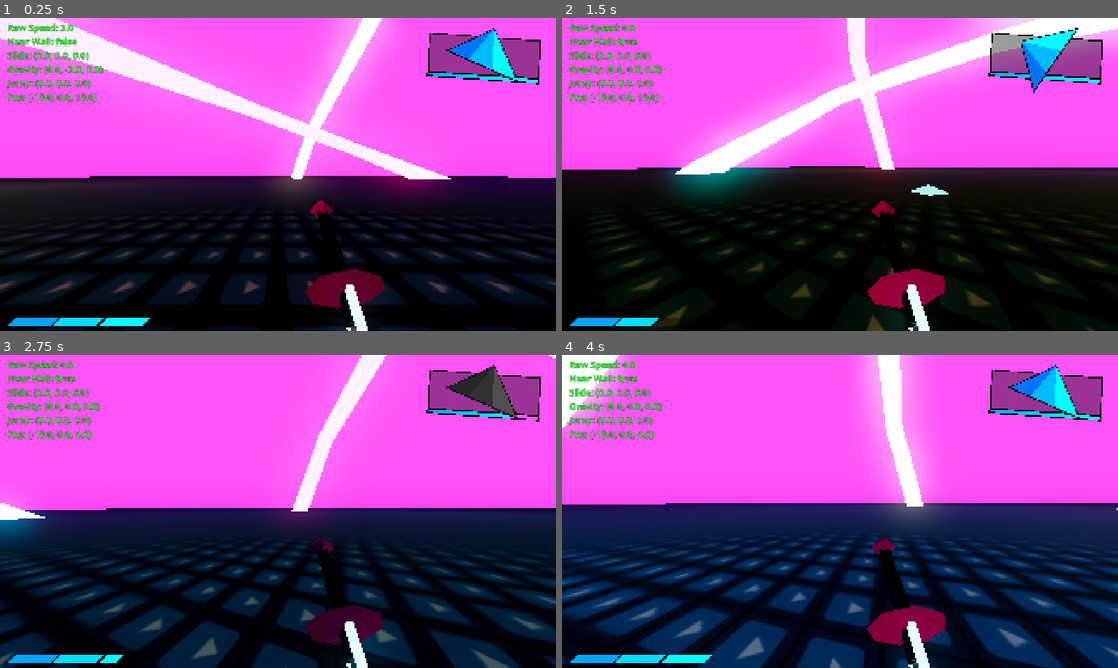
Above: before the commit, frames 1-4 (two rows, left to right).
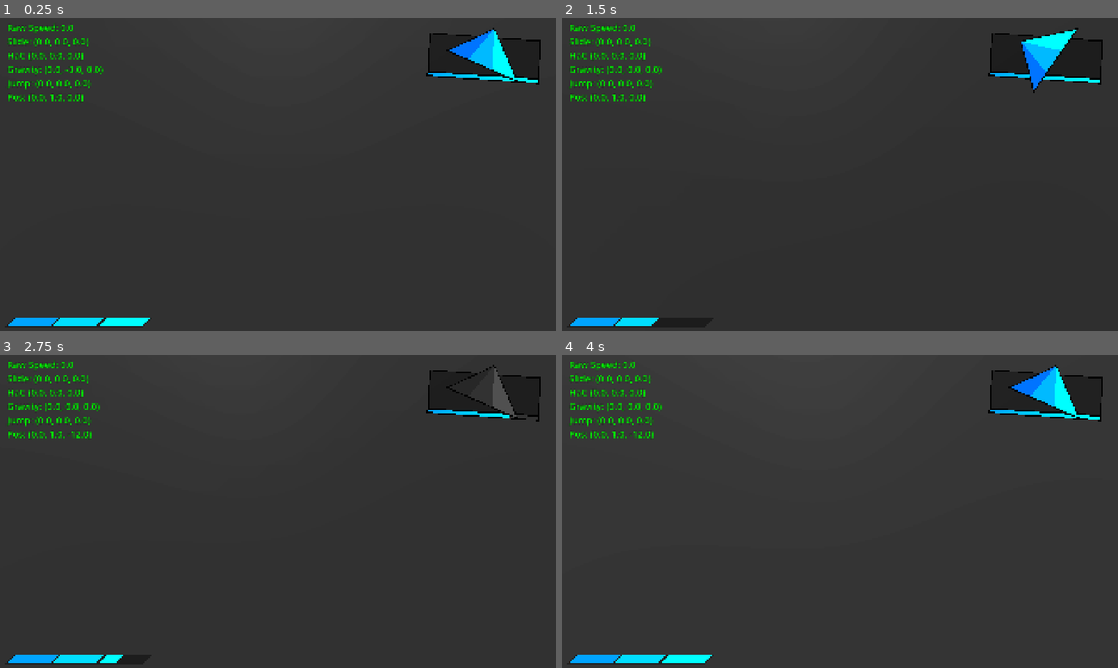
Above: after the commit, the same moments.

Repository: azlaan69/project-winston
Game: Godot game, scene res://root.tscn
The game is run twice, just before and just after one commit, with the same random seed, the same clock (stepped at 60 frames per second) and the same inputs. The engine's default icon, where the game draws it, is replaced by a stand-in: a white triangle on a blue panel in a dark square.
Inputs (mouse positions are in pixels of both pictures, inside the frame that each line leads up to):
- Up to frame 1 (0.25 s): no input
- Up to frame 2 (1.5 s): tap Enter (ui_accept) at 0.5, 0.77 s; move the mouse to (962, 158) at 0.52 s; hold Right (ui_right) 0.53-1.28 s; hold R (r) 0.53-1.28 s; click (962, 158) at 0.67 s; tap Shift (shift) at 0.8, 1.35 s; move the mouse to (812, 174) at 1.27 s; hold Up (ui_up) from 1.28 s (still down)
- Up to frame 3 (2.75 s): keep holding Up (ui_up); tap Enter (ui_accept) at 1.52 s; tap R (r) at 1.55 s; move the mouse to (289, 505) at 2.02 s; tap Ctrl (ctrl) at 2.1 s; tap Shift (shift) at 2.3 s
- Up to frame 4 (4 s): keep holding Up (ui_up); move the mouse to (834, 517) at 2.77 s; tap ` (freefly) at 2.85 s; click (834, 517) at 2.92 s; tap Enter (ui_accept) at 3.02, 3.77 s; tap R (r) at 3.05 s; move the mouse to (878, 514) at 3.52 s; click (878, 514) at 3.6 s; tap Shift (shift) at 3.8 s

The runs differ from the first frame. In frame 1, 96% of the frame differs, in the area x 0-100%, y 0-100%; in frame 2, 97%; in frame 3, 98%; in frame 4, 98%.

Commit message:
more inc

Diff:
--- a/juice.gd
+++ b/juice.gd
@@ -4,6 +4,7 @@
 
 var shift_allowed = true
 var end_fov = 90
+var end_tilt: float = 0.0
 # Called when the node enters the scene tree for the first time.
 func _ready() -> void:
 	pass # Replace with function body.
@@ -14,10 +15,22 @@
 		var speed = Vector2(player.velocity.x, player.velocity.z).length()
 		end_fov = remap(speed, 7.0, 30.0, 90.0, 110.0)
 		end_fov = clamp(end_fov, 90.0, 110.0)
-		if player.is_on_wall(): end_fov /= 1.15
+		if player.near_wall and not player.is_on_floor() and player.move_dir.length() > 0:
+			end_fov /= 1.15
+			var wall_normal: Vector3 = player.wallcheck.get_collision_normal(0)
+			var right_dir: Vector3 = player.global_transform.basis.x
+			if wall_normal.dot(right_dir) > 0.5:
+				end_tilt = deg_to_rad(-10.0)
+			elif wall_normal.dot(right_dir) < -0.5:
+				end_tilt = deg_to_rad(10.0)
+			else:
+				end_tilt = 0.0
+	else:
+		end_tilt = 0.0
 
 	var interp_speed = 25.0 if end_fov > camera.fov else 6.0
 	camera.fov = lerp(camera.fov, end_fov, delta * interp_speed)
+	rotation.z = lerp(rotation.z, end_tilt, delta * 12.0)
 
 func shift(pos: float, fov: float, time: float = 1.0, perm: bool = false) -> void:
 	position.y = pos
--- a/player_hat.gd
+++ b/player_hat.gd
@@ -46,7 +46,6 @@
 	$CollisionShape3D.disabled = true
 	global_position = player.global_position + Vector3(0, 2, 0)
 	used = false
-	player.decel_locked = false
 	cd.start()
 
 func _on_body_entered(body: Node) -> void:
--- a/proto_controller.gd
+++ b/proto_controller.gd
@@ -28,9 +28,7 @@
 var look_rotation : Vector2
 var move_speed : float = 0.0
 var freeflying : bool = false
-var wall_running : bool = false
 var near_wall : bool = false
-var decel_locked : bool = false
 
 var move_velocity: Vector3
 var jump_velocity: Vector3
@@ -43,6 +41,8 @@
 var move_dir = 0.0
 
 var dash_charges = 3
+var jump_buffer: float = 0.0
+var slide_buffer: float = 0.0
 
 var camera_tilt_so_i_dont_go_insane: float = 0.0
 
@@ -87,11 +87,11 @@
 
 func _physics_process(delta: float) -> void:
 	debug.text = """Raw Speed: %.1f
-Near Wall: %s
 Slide: %s
+Hat: %s
 Gravity: %s
 Jump: %s
-Pos: %s""" % [round(velocity.length()), near_wall, round(slide_velocity), round(grav_velocity), round(jump_velocity), round(global_position)]
+Pos: %s""" % [wallcheck.get_collision_normal(0).dot(transform.basis.x), round(slide_velocity), round(external_velocity), round(grav_velocity), round(jump_velocity), round(global_position)]
 
 	# If freeflying, handle freefly and nothing else
 	if can_freefly and freeflying:
@@ -103,11 +103,20 @@
 
 	input_dir = Input.get_vector(input_left, input_right, input_forward, input_back)
 	move_dir = (transform.basis * Vector3(input_dir.x, 0, input_dir.y)).normalized()
+	near_wall = (wallcheck.is_colliding())
+
+	if Input.is_action_just_pressed(input_jump): jump_buffer = 0.2
+	if jump_buffer > 0.0: jump_buffer -= delta
+
+	if Input.is_action_just_pressed(input_slide): slide_buffer = 0.5
+	if slide_buffer > 0.5: slide_buffer -= delta
+
 	movestuff(delta)
 	dash(delta)
 	slide(delta)
 	jump(delta)
 	grav(delta)
+	hatstuff(delta)
 
 	if Input.is_action_just_pressed("rmb"):
 		global_position = Vector3.ZERO
@@ -116,7 +125,6 @@
 		rotation = Vector3.ZERO
 
 	velocity = move_velocity + jump_velocity + dash_velocity + slide_velocity + external_velocity + grav_velocity
-	near_wall = (wallcheck.is_colliding())
 
 	#if can_dash and Input.is_action_just_pressed(input_dash) and dash_charges > 0:
 		#dash_timer.start()
@@ -198,8 +206,7 @@
 			#velocity.x = lerp(velocity.x, 0.0, 0.2)
 			#velocity.z = lerp(velocity.z, 0.0, 0.2)
 
-	if Input.is_action_just_pressed("r") and hat.can_use:
-		hatstuff(delta)
+
 
 	if Input.is_action_just_pressed("lmb"):
 		playback.travel("attack")
@@ -252,50 +259,69 @@
 		grav_velocity = Vector3.ZERO
 		jump_velocity = Vector3.ZERO
 		dash_velocity = (dash_velocity + move_dir * 50.0).limit_length(60.0)
-		dash_timer.start()
 		dash_charges -= 1
 	dash_velocity = dash_velocity.move_toward(Vector3.ZERO, 250.0 * delta)
 
 func slide(delta) -> void:
-	if slide_velocity.length() <= 0.0 and Input.is_action_just_pressed(input_slide) and is_on_floor():
-		slide_velocity += (velocity.length() + 8 ) * move_dir
+	if slide_buffer > 0.0 and slide_velocity.length() <= 0.0 and is_on_floor():
+		slide_buffer = 0.0
+		if move_dir:
+			slide_velocity += (velocity.length() + 8 ) * move_dir
+		else:
+			slide_velocity += (velocity.length() + 8 ) * -transform.basis.z
 	else:
 		slide_velocity = slide_velocity.move_toward(Vector3.ZERO, 35.0 * delta)
 
 func jump(delta) -> void:
-	if Input.is_action_just_pressed(input_jump) and is_on_floor():
-		jump_velocity.y = 9
-	elif is_on_floor(): jump_velocity = Vector3.ZERO
+	if jump_buffer > 0.0 and (is_on_floor() or near_wall):
+		jump_velocity.y = 12
+		jump_buffer = 0.0
+		if near_wall and not is_on_floor():
+			var wall_normal = wallcheck.get_collision_normal(0)
+			jump_velocity.x = wall_normal.x * 12
+			jump_velocity.z = wall_normal.z * 12
+	elif is_on_floor():
+		jump_velocity = Vector3.ZERO
+	else:
+		jump_velocity = jump_velocity.move_toward(Vector3.ZERO, 25.0 * delta)
 
 func grav(delta) -> void:
-	if (not is_on_floor() or jump_velocity.length() > 0.0) and dash_velocity.length() <= 0.0 :
+	var rising = jump_velocity.y > 1.0
+	if not is_on_floor() and not near_wall and not rising and dash_velocity.length() <= 0.0 :
 		grav_velocity += get_gravity() * delta
+	elif near_wall:
+		if grav_velocity.length() > 1.0: grav_velocity /= 20
+		grav_velocity += get_gravity() / 20 * delta
 	else:
 		grav_velocity = Vector3.ZERO
 
 func hatstuff(delta) -> void:
-	match hat.current_state:
-
-		hat.state.EQUIPPED:
-			juice.shift(1.7, 70, 0.2)
-			await get_tree().create_timer(0.2).timeout
-			var facing = -$Head/CameraPivot/Camera3D.global_transform.basis.z
-			hat.launch(facing, 30.0)
-
-		hat.state.LAUNCHED:
-			hat.used = true
-			lock.start()
-			decel_locked = true
-			var pull_dir : Vector3 = (hat.global_position - global_position).normalized()
-			velocity = pull_dir * 25.0
-
-		hat.state.LANDED:
-			if not hat.used:
-				juice.shift(1.7, 60, 0.4)
-				await get_tree().create_timer(0.4).timeout
-				global_position = hat.global_position + Vector3(0, 0.5, 0)
-				hat.reset()
-				juice.shift(1.7, 110, 0.1)
+	if Input.is_action_just_pressed("r") and hat.can_use:
+		match hat.current_state:
+
+			hat.state.EQUIPPED:
+				juice.shift(1.7, 70, 0.2)
+				await get_tree().create_timer(0.2).timeout
+				var facing = -$Head/CameraPivot/Camera3D.global_transform.basis.z
+				hat.launch(facing, 30.0)
+
+			hat.state.LAUNCHED:
+				hat.used = true
+				var pull_dir : Vector3 = (hat.global_position - global_position).normalized()
+				external_velocity = pull_dir * 25.0
+
+			hat.state.LANDED:
+				if not hat.used:
+					juice.shift(1.7, 60, 0.4)
+					await get_tree().create_timer(0.4).timeout
+					global_position = hat.global_position + Vector3(0, 0.5, 0)
+					hat.reset()
+					juice.shift(1.7, 110, 0.1)
+
+	if not Input.is_action_pressed("r"):
+		external_velocity = external_velocity.move_toward(Vector3.ZERO, 20.0 * delta)
+	elif hat.current_state == hat.state.EQUIPPED:
+		external_velocity = external_velocity.move_toward(Vector3.ZERO, 20.0 * delta)
 
 func _on_dash_cd_timeout() -> void:
 	if dash_charges < 3: dash_charges += 1
--- a/proto_controller.tscn
+++ b/proto_controller.tscn
@@ -507,9 +507,9 @@
 shape = SubResource("CapsuleShape3D_iof21")
 
 [node name="WallChecker" type="ShapeCast3D" parent="." unique_id=1572026001]
-transform = Transform3D(1, 0, 0, 0, 1, 0, 0, 0, 1, 0, 0.2, 0)
+transform = Transform3D(1, 0, 0, 0, 1, 0, 0, 0, 1, 0, 1.5, 0)
 shape = SubResource("CylinderShape3D_seyvw")
-target_position = Vector3(0, 1.75, 0)
+target_position = Vector3(0, 0, 0)
 debug_shape_custom_color = Color(1, 1, 1, 1)
 
 [node name="Head" type="Node3D" parent="." unique_id=243913613 node_paths=PackedStringArray("player", "camera")]
@@ -526,7 +526,6 @@
 
 [node name="MeshInstance3D" type="MeshInstance3D" parent="Head/CameraPivot/Camera3D" unique_id=1827838936]
 transform = Transform3D(1, 0, 0, 0, 1, 0, 0, 0, 1, 0, 0, -0.4)
-visible = false
 extra_cull_margin = 16384.0
 mesh = SubResource("QuadMesh_seyvw")
 
@@ -549,16 +548,8 @@
 tree_root = SubResource("AnimationNodeBlendTree_nhb04")
 anim_player = NodePath("../SwordPlayer")
 
-[node name="Dash_Timer" type="Timer" parent="." unique_id=658811485]
-wait_time = 0.15
-one_shot = true
-
 [node name="Dash_CD" type="Timer" parent="." unique_id=606288445]
 wait_time = 0.8
-one_shot = true
-
-[node name="Lock" type="Timer" parent="." unique_id=1570085946]
-wait_time = 0.15
 one_shot = true
 
 [node name="JumpCoyote" type="Timer" parent="." unique_id=1328356660]
--- a/root.tscn
+++ b/root.tscn
@@ -17,7 +17,7 @@
 
 [sub_resource type="Environment" id="Environment_vvh5c"]
 background_mode = 1
-background_color = Color(0.2468968, 8.3242136e-05, 0.27432653, 1)
+background_color = Color(1, 1, 1, 1)
 sky = SubResource("Sky_pyidc")
 ambient_light_source = 2
 ambient_light_color = Color(0.2159017, 0.21590173, 0.2159017, 1)
@@ -177,15 +177,15 @@
 [sub_resource type="ConcavePolygonShape3D" id="ConcavePolygonShape3D_vyht1"]
 data = PackedVector3Array(-1.2728, 0, -1.2728, 0, 0.0866, -1.9499999, 0, 0, -1.8, -1.2728, 0, -1.2728, -1.3788999, 0.08 …(3278 unchanged characters)…
 
-[sub_resource type="StandardMaterial3D" id="StandardMaterial3D_qw60f"]
+[sub_resource type="StandardMaterial3D" id="StandardMaterial3D_seyvw"]
 albedo_texture = ExtResource("5_jnlp7")
-uv1_scale = Vector3(300, 300, 300)
+metallic_specular = 0.0
+uv1_scale = Vector3(150, 150, 150)
 
 [node name="Root" type="Node3D" unique_id=1696301327]
 
 [node name="DirectionalLight3D" type="DirectionalLight3D" parent="." unique_id=675200441]
 transform = Transform3D(1, 0, 0, 0, 0.49999997, 0.86602545, 0, -0.86602545, 0.49999997, 0, 200, 0)
-visible = false
 shadow_enabled = true
 
 [node name="WorldEnvironment" type="WorldEnvironment" parent="." unique_id=1699014821]
@@ -206,14 +206,16 @@
 visible = false
 
 [node name="ProtoController" parent="." unique_id=39359754 instance=ExtResource("1_pq8q7")]
-transform = Transform3D(1, 0, 0, 0, 1, 0, 0, 0, 1, -15, 0, 15)
+transform = Transform3D(1, 0, 0, 0, 1, 0, 0, 0, 1, 0, 1, 0)
 input_jump = "space"
 
 [node name="Hat" parent="." unique_id=1332287299 instance=ExtResource("2_pyidc")]
-transform = Transform3D(1, 0, 0, 0, 1, 0, 0, 0, 1, -15, 2, 15)
+transform = Transform3D(1, 0, 0, 0, 1, 0, 0, 0, 1, 0, 3, 0)
 physics_material_override = SubResource("PhysicsMaterial_vbg00")
 
 [node name="Spinny" type="Node3D" parent="." unique_id=2016679170]
+transform = Transform3D(1, 0, 0, 0, 1, 0, 0, 0, 1, 0, 300, 0)
+visible = false
 script = ExtResource("4_28aoi")
 
 [node name="Inner" type="MeshInstance3D" parent="Spinny" unique_id=1543483062]
@@ -468,8 +470,18 @@
 light_energy = 16.0
 omni_range = 4096.0
 
-[node name="CSGBox3D" type="CSGBox3D" parent="." unique_id=1485550477]
-transform = Transform3D(1, 0, 0, 0, 1, 0, 0, 0, 1, 0, -1, 0)
+[node name="CSGCombiner3D2" type="CSGCombiner3D" parent="." unique_id=505870455]
+material_override = SubResource("StandardMaterial3D_seyvw")
+use_collision = true
+
+[node name="CSGBox3D" type="CSGBox3D" parent="CSGCombiner3D2" unique_id=1485550477]
 use_collision = true
 size = Vector3(300, 1, 300)
-material = SubResource("StandardMaterial3D_qw60f")
+
+[node name="CSGBox3D2" type="CSGBox3D" parent="CSGCombiner3D2" unique_id=1132856664]
+transform = Transform3D(-1, 0, 0, 0, 1, 0, 0, 0, -1, -37, 25.5, -4.9999995)
+size = Vector3(20, 50, 1)
+
+[node name="CSGBox3D3" type="CSGBox3D" parent="CSGCombiner3D2" unique_id=1198487749]
+transform = Transform3D(1.0000001, 0, 2.9802322e-08, 0, 1, 0, -2.9802322e-08, 0, 1.0000001, -37, 25.5, 4.9999995)
+size = Vector3(20, 50, 1)
